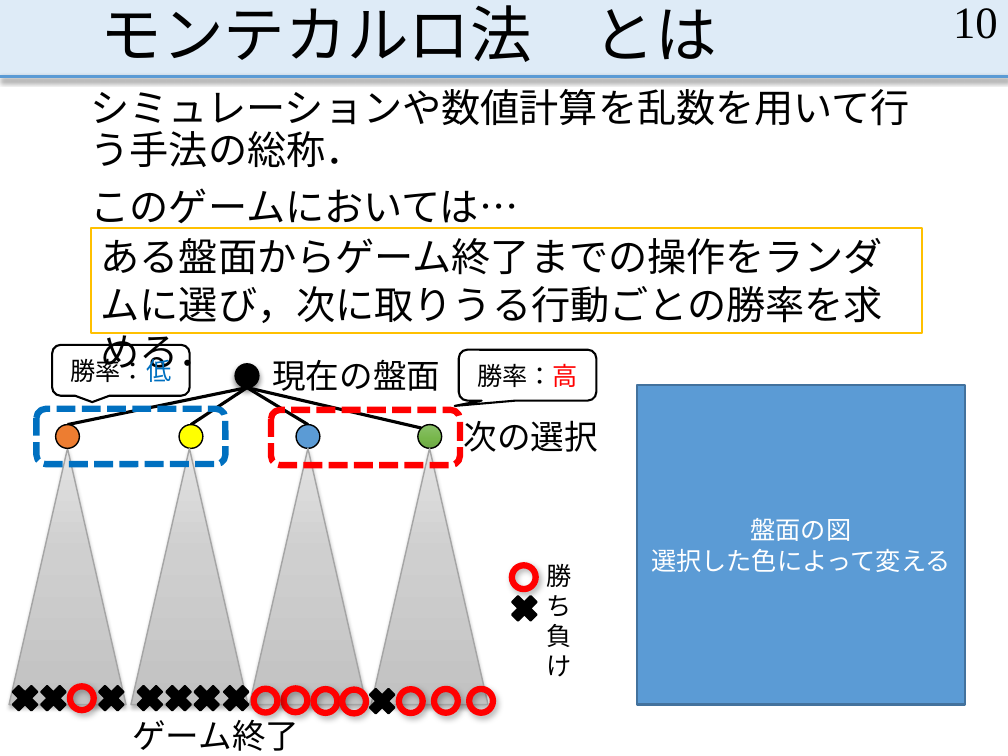
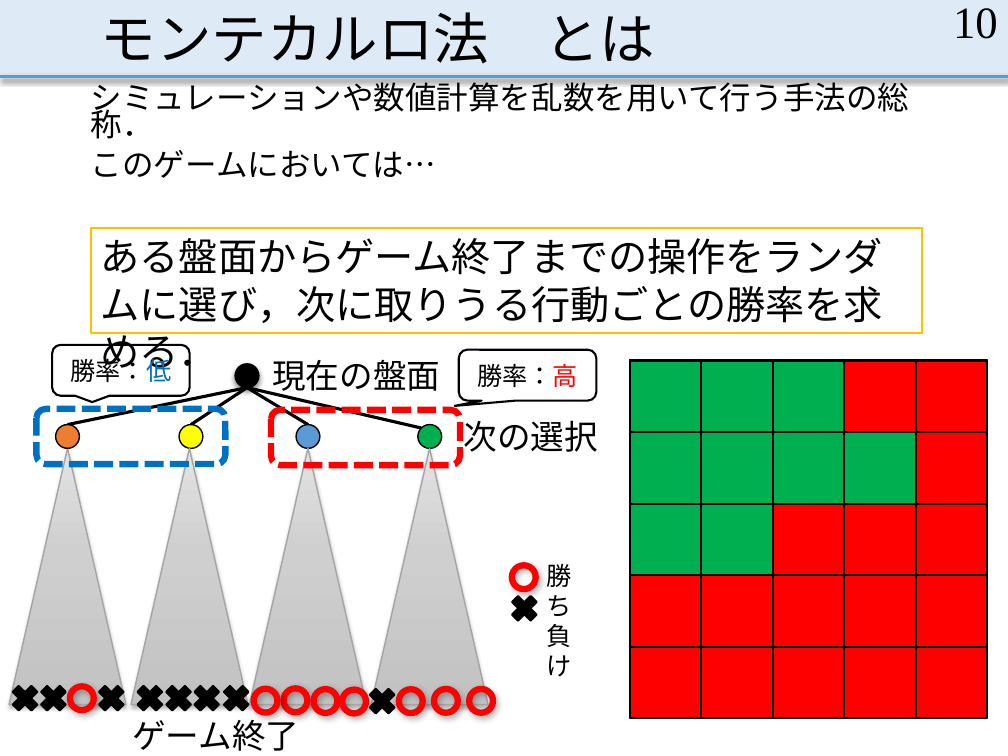
Before and after one commit to MasayaOda/SR, a slide deck: slide 10 of 中間発表.pptx. Drawn at 1008x756 pixels with LibreOffice and Linux fonts; fonts in the diff are those of the drawing. Boxes give left, top, right and bottom in pixels: in the first picture for what was removed or moved away, otherwise in the second. Text is boxed around its words. In the diff, an @@ line names an element or a change of style, - is before the commit and + after.

```diff
--- a/中間発表.pptx
+++ b/中間発表.pptx
@@ title "モンテカルロ法 とは" at <box>101,12,655,64</box>: size 44 to 39.6 pt @@
@@ text "シミュレーションや数値計算を乱数を用いて行う手法の総称．" at <box>91,77,910,178</box>: size 28 to 22.5 pt; line spacing 0.9 to 0.7 @@
@@ rectangle added at <box>630,361,987,718</box>, fill #5B9BD5, outline #000000 1.5 pt, 18 pt, text #FFFFFF @@
+図とアニメーション
@@ rectangle removed at <box>637,385,965,705</box> @@
-盤面の図
-選択した色によって変える
@@ ellipse at <box>418,424,443,449</box>: fill gradient #8AC269 to #77B64D to #6CA644 to #00B050 @@
@@ group added at <box>630,360,987,718</box>: 25 rectangles @@
@@ group added at <box>630,361,987,719</box>: 25 rectangles @@
```
Also in this commit, not shown: 12 other slides changed, 4 slides added.
